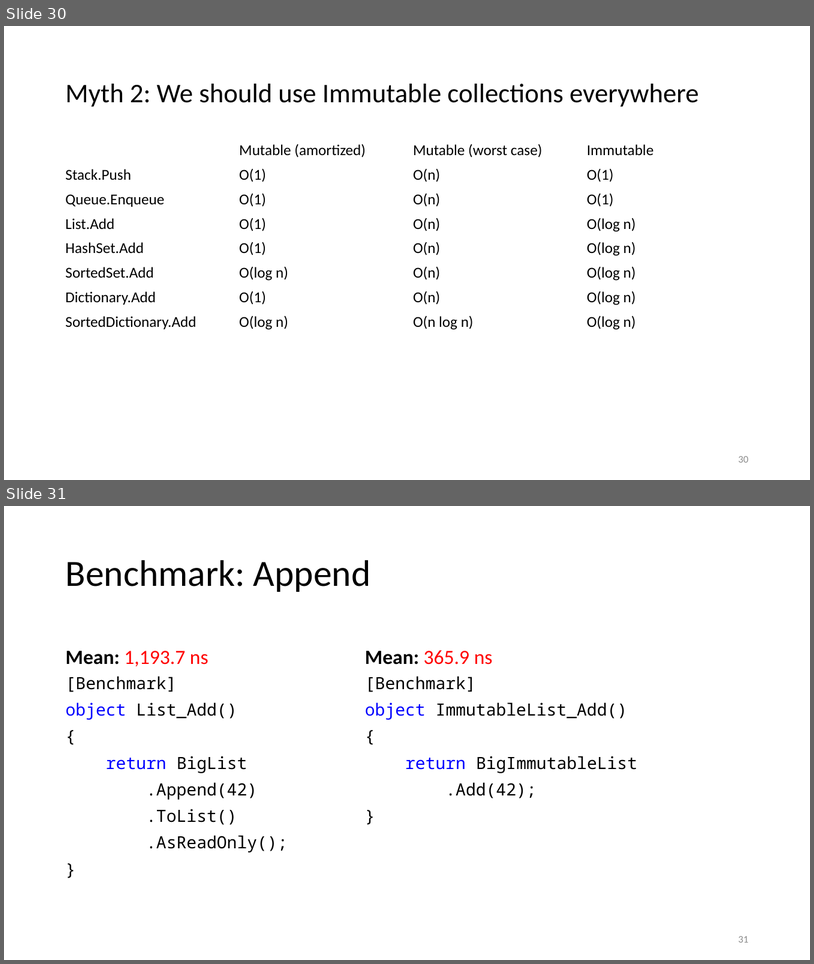
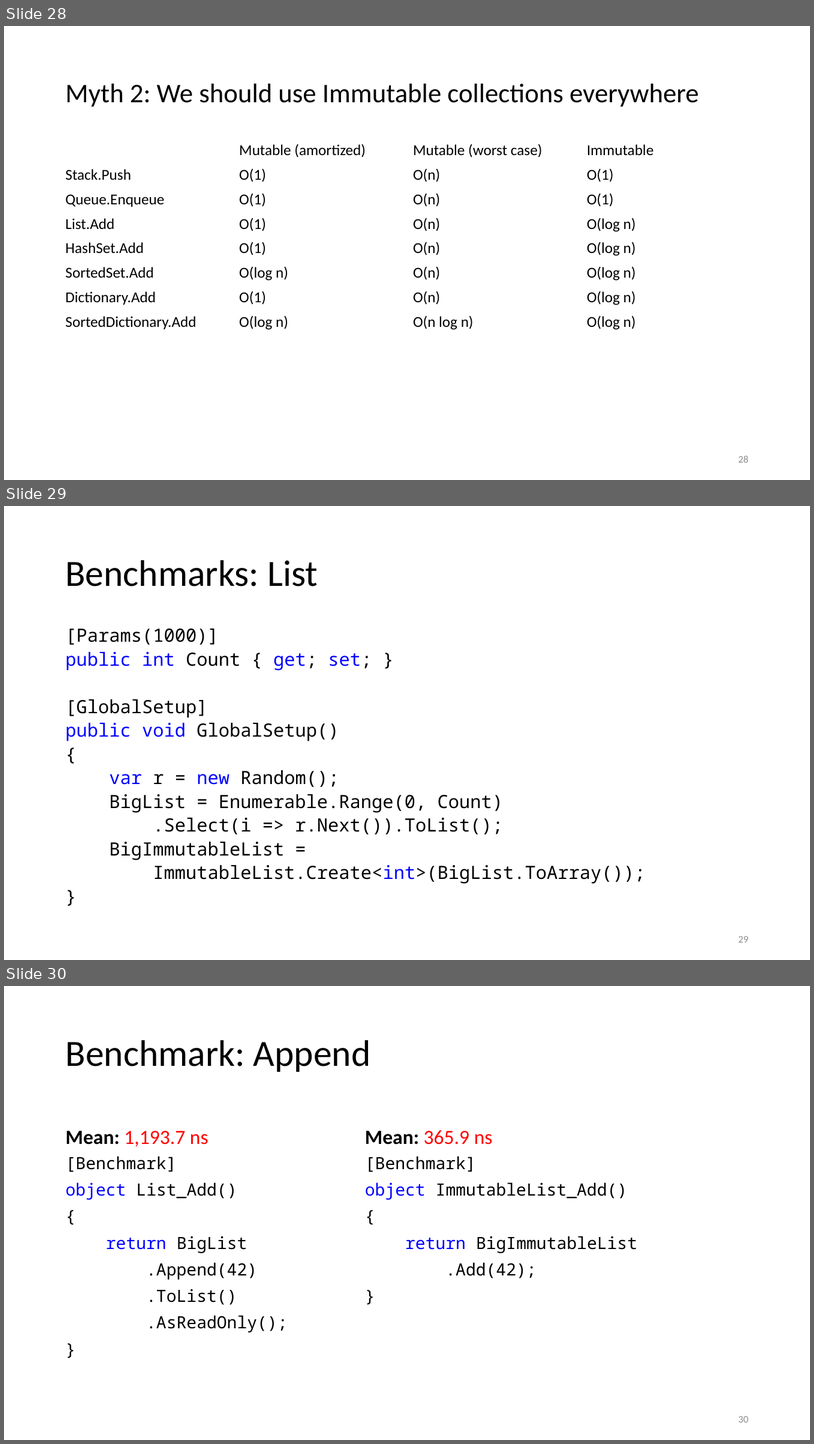
Before and after one commit to kugushev/presentations, a slide deck: Presentation.pptx. Shown one above the other, each under a label of ours: slides 30 and 31 before the commit, slides 28, 29 and 30 after it. The pictures are 814x964 and 814x1444 pixels, drawn with LibreOffice and Linux fonts; fonts in the diff are those of the drawing. Boxes give left, top, right and bottom in pixels: in the first picture for what was removed or moved away, otherwise in the second. Text is boxed around its words. In the diff, an @@ line names an element or a change of style, - is before the commit and + after.

```diff
--- a/Presentation.pptx
+++ b/Presentation.pptx
@@ slide 29 added at <box>4,506,810,960</box>, background #FFFFFF @@
@@ title added at <box>65,560,318,586</box>, 44 pt, text #000000 @@
+Benchmarks: List
@@ text added at <box>65,628,645,883</box>, 21.7 pt, text #000000 @@
+[Params(1000)]
+public int Count { get; set; }
+[GlobalSetup]
+public void GlobalSetup()
+{
+var r = new Random();
+BigList = Enumerable.Range(0, Count)
+.Select(i => r.Next()).ToList();
+BigImmutableList =
+ImmutableList.Create<int>(BigList.ToArray());
+}
@@ page number added at <box>738,936,749,942</box>, 12 pt, text #8C8C8C @@
+29
@@ what was slide 30 is now slide 28 @@
@@ page number at <box>738,455,749,462</box>: text changed @@
-30
+28
@@ what was slide 31 is now slide 30 @@
@@ page number at <box>738,1416,749,1422</box>: text changed @@
-31
+30
```
Also in this commit, not shown: 2 slides changed, 3 other slides added, 5 slides removed.
